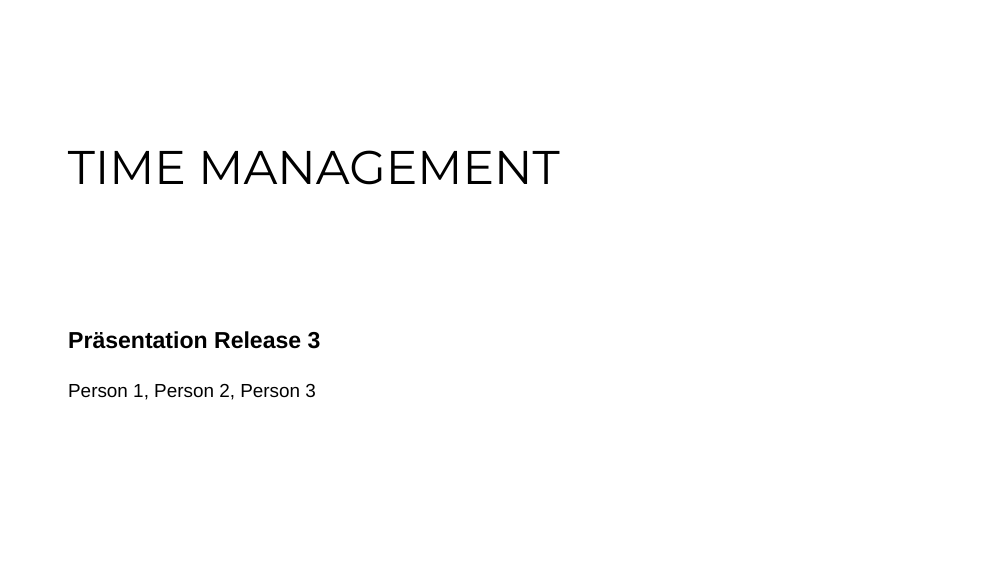
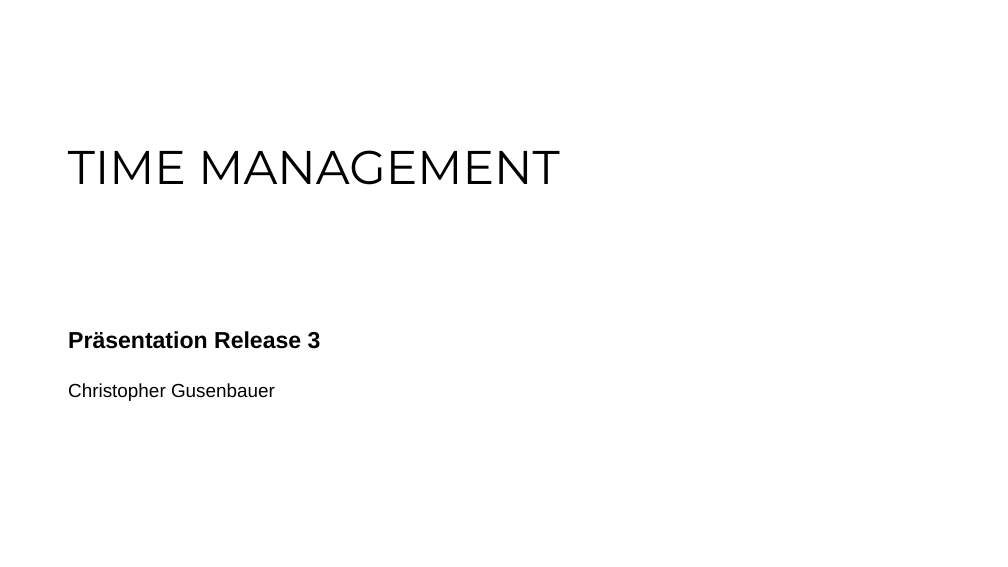
Before and after one commit to FireRedDev/TaskyCompanion, a slide deck: slide 1 of Release 3.pptx. Drawn at 1008x567 pixels with LibreOffice and Linux fonts; fonts in the diff are those of the drawing; background and template pictures are left out. Boxes give left, top, right and bottom in pixels: in the first picture for what was removed or moved away, otherwise in the second. Text is boxed around its words. In the diff, an @@ line names an element or a change of style, - is before the commit and + after.

```diff
--- a/Release 3.pptx
+++ b/Release 3.pptx
@@ subtitle at [68, 383, 275, 401]: text changed @@
-Person 1, Person 2, Person 3
+Christopher Gusenbauer
```
Also in this commit, not shown: 8 other slides changed, 2 slides added, 1 slide removed, 1 other file.
